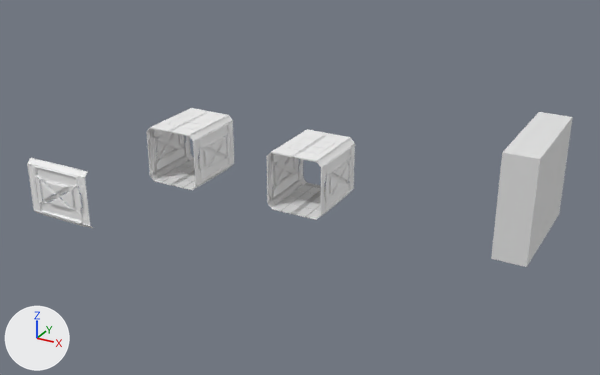
An edit to the Blender file spacestation.blend, drawn before and after from the same camera.
Both versions are drawn from a 50 mm lens placed at (24.6, -46.4, 23.9), pointed at (-0.7, -0.4, 0.9). The axes (+X, +Y, +Z) are drawn at lower left. The lights are the same throughout.

The older version as bpy lines, for what is in view:
```python
ob_corridor = bpy.data.objects.new('Corridor', me_cube_002)
ob_corridor.location = (0.0, 0.0, 0.0)
ob_corridor_duplicated = bpy.data.objects.new('Corridor_duplicated', me_cube_009)
ob_corridor_duplicated.location = (-10.0, 0.0, 0.0)
ob_cube = bpy.data.objects.new('Cube', me_cube)
ob_cube.location = (13.68, 5.81, 1.7)
ob_cube.scale = (1.16, 4.47, 3.7)
ob_reserve2 = bpy.data.objects.new('Reserve2', me_cube_007)
ob_reserve2.location = (-13.5, -10.09, 0.8)
ob_reserve2.rotation_euler = (0.0, 0.0, 1.571)  # degrees (0, 0, 90)
```
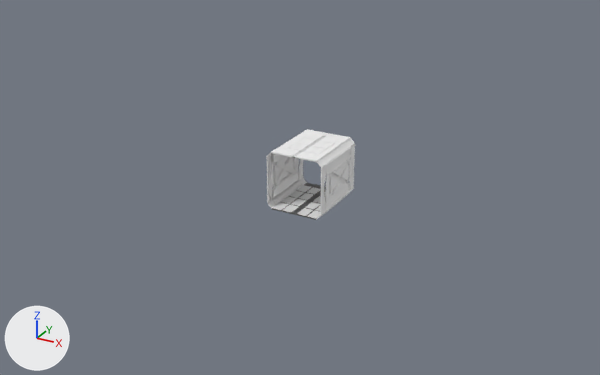
What differs and where, as boxes [x1, y1, x2, y2] in the pictures (600 x 375 px):
```json
{"object": "Cube", "change": "hidden", "before": [491, 112, 573, 267]}
{"object": "Corridor_duplicated", "change": "hidden", "before": [147, 108, 234, 190]}
{"object": "Reserve2", "change": "hidden", "before": [27, 158, 94, 229]}
```

Edits to the scene script, one JSON object a line:
```json
{"op": "add", "block": "ob_reserve2", "code": "ob_reserve2.hide_set(True)"}
{"op": "add", "block": "ob_corridor_duplicated", "code": "ob_corridor_duplicated.hide_set(True)"}
{"op": "add", "block": "ob_cube", "code": "ob_cube.hide_set(True)"}
```
